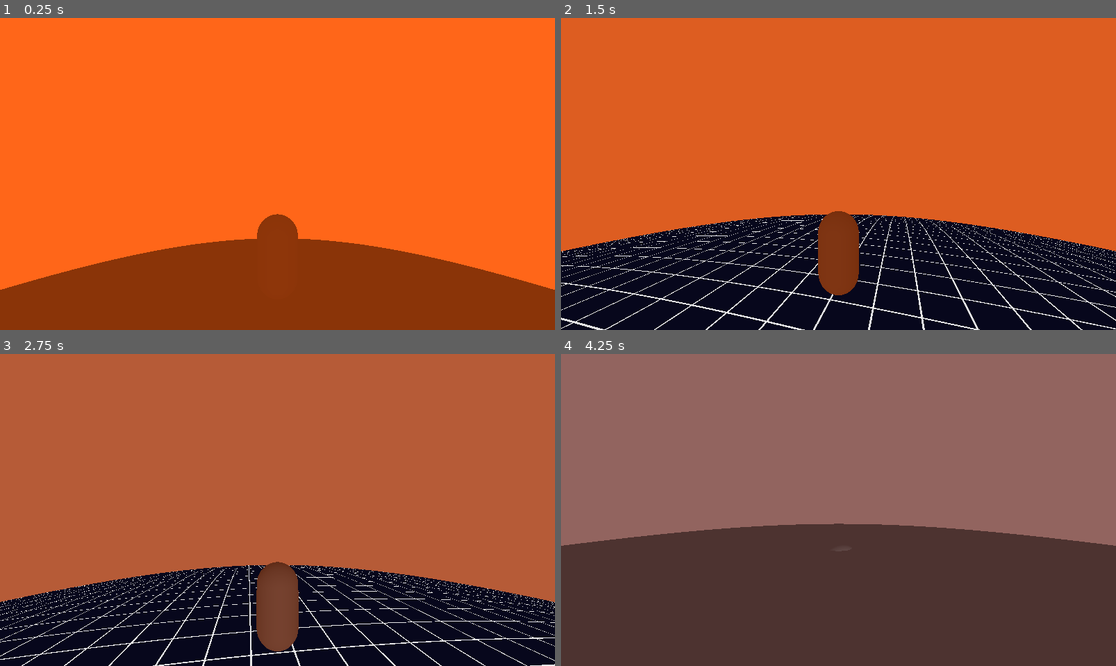
Above: before the commit, frames 1-4 (two rows, left to right).
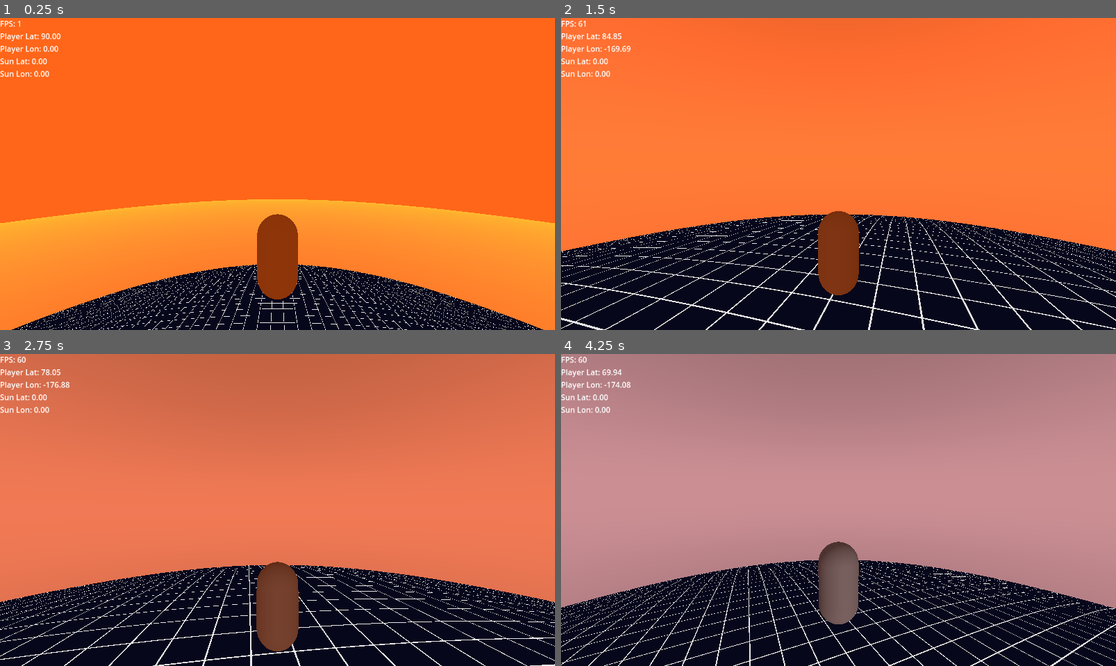
Above: after the commit, the same moments.

Repository: valfrom/LittlePlanet
Game: Godot game, scene res://world.tscn
The game is run twice, just before and just after one commit, with the same random seed, the same clock (stepped at 60 frames per second) and the same inputs.
Inputs (mouse positions are in pixels of both pictures, inside the frame that each line leads up to):
- Up to frame 1 (0.25 s): no input
- Up to frame 2 (1.5 s): move the mouse to (866, 174) at 0.52 s; hold W (move_forward) from 0.53 s (still down); tap Space (jump) at 0.77 s; move the mouse to (810, 174) at 1.27 s
- Up to frame 3 (2.75 s): keep holding W (move_forward); tap Space (jump) at 1.52 s; move the mouse to (288, 503) at 2.02 s
- Up to frame 4 (4.25 s): keep holding W (move_forward); move the mouse to (832, 516) at 2.77 s; tap Space (jump) at 3.02, 3.77 s; move the mouse to (877, 513) at 3.52 s

The runs differ from the first frame. In frame 1, 38% of the frame differs, in the area x 0-100%, y 0-100%; in frame 2, 66%; in frame 3, 64%; in frame 4, 99%.
Error before the commit: Parse Error: Expected indented block after function declaration. (res://HUD.gd:9)

Commit message:
Fix HUD indent and shader view vector

Diff:
--- a/Atmosphere.gdshader
+++ b/Atmosphere.gdshader
@@ -13,7 +13,7 @@
 
 void fragment() {
     vec3 normal = normalize(NORMAL);
-    vec3 view_dir = normalize(CAMERA_POSITION - WORLD_POSITION);
+    vec3 view_dir = normalize(-VIEW);
     float horizon_amount = pow(1.0 - clamp(abs(dot(normal, view_dir)), 0.0, 1.0), horizon_falloff);
     float sun_wrap = pow(clamp(dot(normalize(-sun_direction), normal), 0.0, 1.0), 4.0);
     vec3 base_color = mix(zenith_color.rgb, horizon_color.rgb, horizon_amount);
--- a/HUD.gd
+++ b/HUD.gd
@@ -7,28 +7,28 @@
 @onready var label: Label = $Label
 
 func _process(delta: float) -> void:
-var fps := Engine.get_frames_per_second()
+    var fps := Engine.get_frames_per_second()
 
-var player_lat_lon := _get_lat_lon_for(player)
-var sun_lat_lon := _get_lat_lon_for(sun)
+    var player_lat_lon := _get_lat_lon_for(player)
+    var sun_lat_lon := _get_lat_lon_for(sun)
 
-label.text = "FPS: %d\nPlayer Lat: %.2f\nPlayer Lon: %.2f\nSun Lat: %.2f\nSun Lon: %.2f" % [
-fps,
-player_lat_lon.x,
-player_lat_lon.y,
-sun_lat_lon.x,
-sun_lat_lon.y
-]
+    label.text = "FPS: %d\nPlayer Lat: %.2f\nPlayer Lon: %.2f\nSun Lat: %.2f\nSun Lon: %.2f" % [
+        fps,
+        player_lat_lon.x,
+        player_lat_lon.y,
+        sun_lat_lon.x,
+        sun_lat_lon.y
+    ]
 
 func _get_lat_lon_for(target: Node3D) -> Vector2:
-if target == null or planet == null:
-return Vector2.ZERO
+    if target == null or planet == null:
+        return Vector2.ZERO
 
-var local_pos := planet.to_local(target.global_position)
-if local_pos.length() == 0.0:
-return Vector2.ZERO
+    var local_pos := planet.to_local(target.global_position)
+    if local_pos.length() == 0.0:
+        return Vector2.ZERO
 
-var dir := local_pos.normalized()
-var lat := asin(dir.y)
-var lon := atan2(dir.x, dir.z)
-return Vector2(rad_to_deg(lat), rad_to_deg(lon))
+    var dir := local_pos.normalized()
+    var lat := asin(dir.y)
+    var lon := atan2(dir.x, dir.z)
+    return Vector2(rad_to_deg(lat), rad_to_deg(lon))
